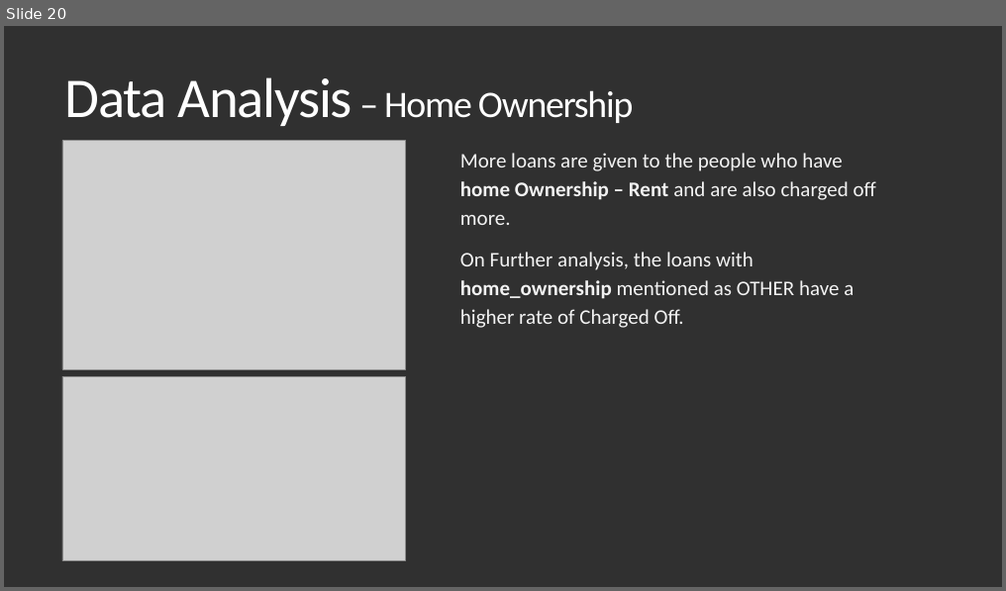
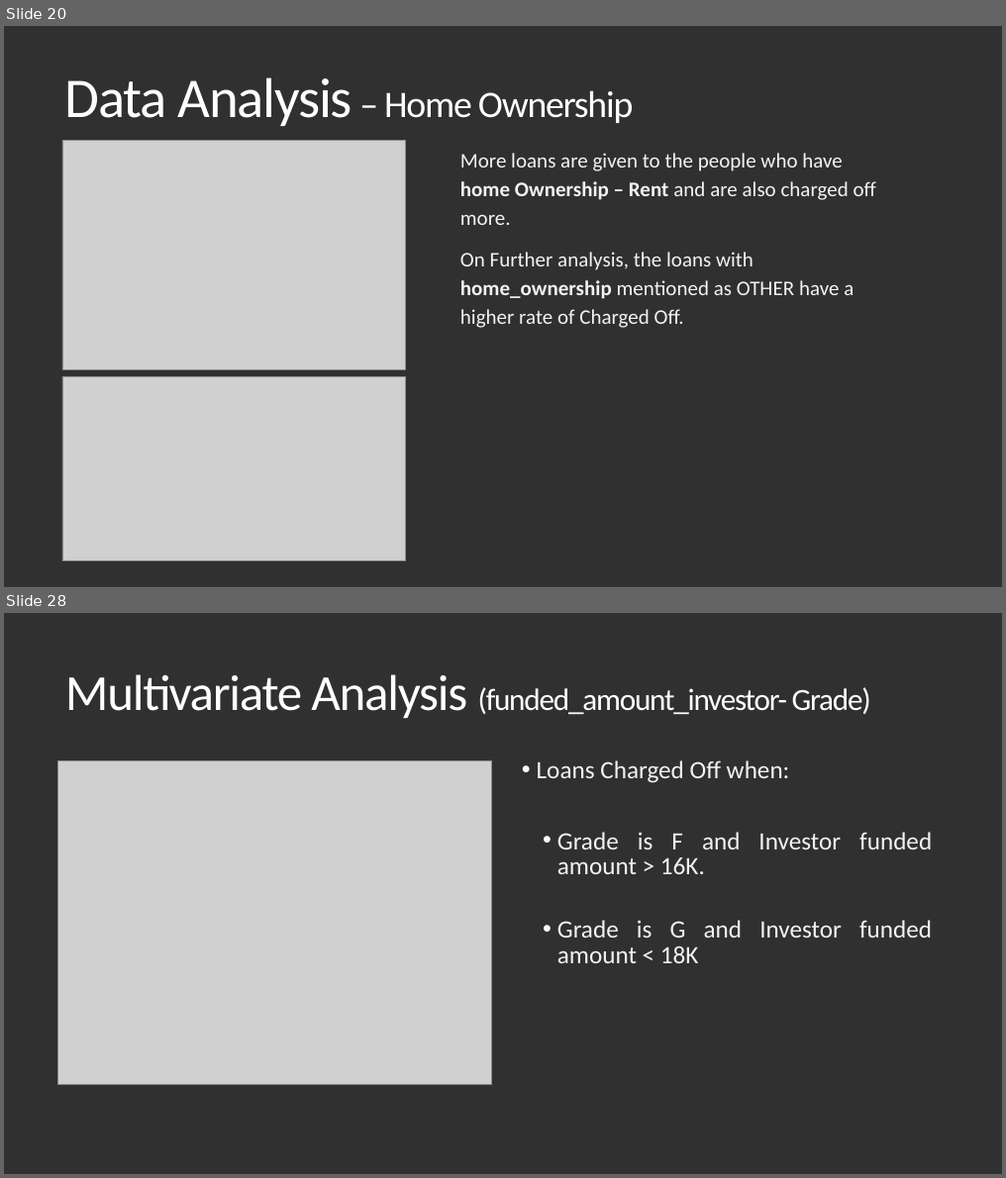
Before and after one commit to Vasista-Eranki/LendingClubCaseStudy, a slide deck: Lending Club Case Study.pptx. Shown one above the other, each under a label of ours: slide 20 before the commit, slides 20 and 28 after it; the slides between them are not shown. The pictures are 1006x591 and 1006x1178 pixels, drawn with LibreOffice and Linux fonts; fonts in the diff are those of the drawing; grey boxes stand for pictures. Boxes give left, top, right and bottom in pixels: in the first picture for what was removed or moved away, otherwise in the second. Text is boxed around its words. In the diff, an @@ line names an element or a change of style, - is before the commit and + after.

```diff
--- a/Lending Club Case Study.pptx
+++ b/Lending Club Case Study.pptx
@@ slide 28 added at <box>4,613,1002,1174</box>, background #303030 @@
@@ title added at <box>65,674,871,719</box>, 29.7 pt, text #FFFFFF @@
+Multivariate Analysis (funded_amount_investor- Grade)
@@ text added at <box>537,761,932,963</box>, 24 pt, text #F2F2F2 @@
+• Loans Charged Off when:
+  • Grade is F and Investor funded amount > 16K.
+  • Grade is G and Investor funded amount < 18K
@@ picture added at <box>57,761,492,1084</box> @@
```
Also in this commit, not shown: 1 slide changed, 13 other slides added.
